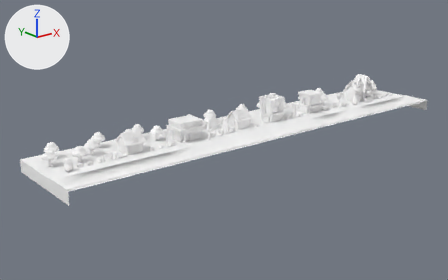
Renders of the FBX model Assets/Objects/StageSerect/StageSelect.fbx from each side of a commit.
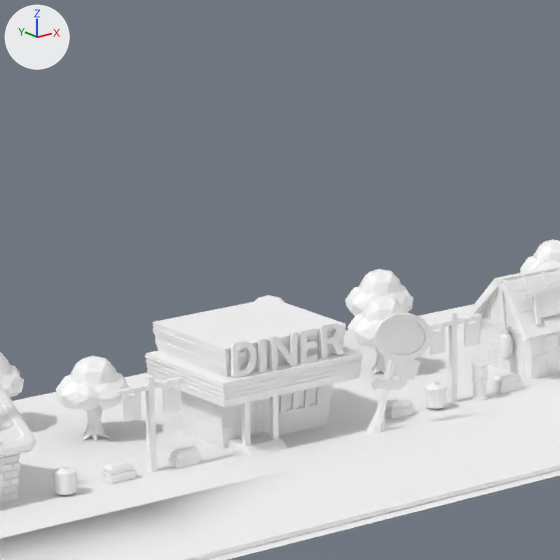
There are two pictures of each version: one whole from a 50 mm lens placed at (-56.0, -94.1, 35.8), pointed at (22.2, 3.6, -3.3), one close up on the part from 31% to 54% of the width and 21% to 58% of the height. The axes (+X, +Y, +Z) are drawn at upper left. The lights are the same throughout. Where no turn or scale is listed for an object, it has been applied to the vertices. Vertices at the same position are counted once.

The older version as bpy lines, for what is in view:
```python
me_mesh = bpy.data.meshes.new('Mesh')
me_mesh.from_pydata(...)  # 1237 vertices, 1023 faces; spans x -2.23..2.23, y -2.11..2.11, z -0.01..4.61
me_mesh.materials.append(mat_mt_stageselect)  # its picture is missing
me_mesh_001 = bpy.data.meshes.new('Mesh.001')
me_mesh_001.from_pydata(...)  # 529 vertices, 505 faces; spans x -4.07..4.07, y -3.27..3.27, z 0.0..4.48
me_mesh_001.materials.append(mat_mt_stageselect)  # its picture is missing
me_mesh_006 = bpy.data.meshes.new('Mesh.006')
me_mesh_006.from_pydata(...)  # 8028 vertices, 10543 faces; spans x -47.4..47.4, y -9.8..9.8, z 0.0..5.9
me_mesh_006.materials.append(mat_mt_stageselect)  # its picture is missing
ob_field = bpy.data.objects.new('Field', me_mesh_006)
ob_field.location = (28.42, 0.54, -2.89)
ob_stageselection_stage1 = bpy.data.objects.new('StageSelection_stage1', me_mesh)
ob_stageselection_stage1.location = (-1.28, 1.82, -0.47)
ob_stageselection_stage2 = bpy.data.objects.new('StageSelection_stage2', me_mesh_001)
ob_stageselection_stage2.location = (12.34, 1.12, -0.47)
# also in view: 'StageSelection_stage3' at (24.8, 1.9, 1.4)
```
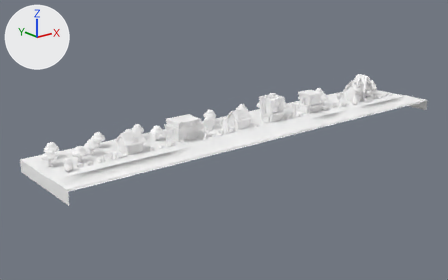
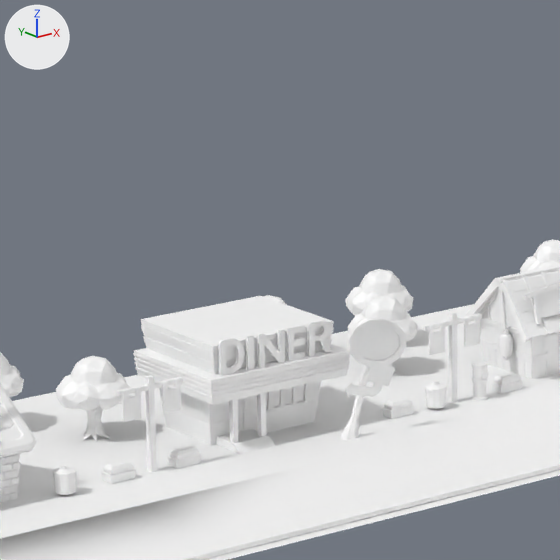
Commit message: StageSelectのStage2の看板の位置を調節しました。

The change, as JSON lines over the scene's bpy script:
```json
{"block": "me_mesh_001", "where": "me_mesh_001.from_pydata(...)  # 529 vertices, 505 faces; spans x -4.07..4.07, y -3.27..3.27, z 0.0..4.48"}
{"block": "me_mesh_001", "where": "# used by ob_stageselection_stage2; location = (12.34, 1.12, -0.47)"}
{"block": "me_mesh_001", "change": "me_mesh_001 part 1: the loose piece of 12 vertices spanning x -2.71..-1.9, y -0.67..-0.5, z 0.29..1.49 is moved by (-0.14, 0.58, 0.0)"}
{"block": "me_mesh_001", "change": "me_mesh_001 part 2: the loose piece of 64 vertices spanning x -3.47..-2.44, y -1.52..-1.41, z 2.84..4.12 is moved by (-0.14, 0.58, 0.0)"}
{"block": "me_mesh_001", "change": "me_mesh_001 part 3: the loose piece of 8 vertices spanning x -2.3..-2.01, y -1.52..-1.41, z 2.84..4.07 is moved by (-0.14, 0.58, 0.0)"}
{"block": "me_mesh_001", "change": "me_mesh_001 part 4: the loose piece of 20 vertices spanning x -1.79..-0.67, y -1.52..-1.41, z 2.84..4.07 is moved by (-0.14, 0.58, 0.0)"}
{"block": "me_mesh_001", "change": "me_mesh_001 part 5: the loose piece of 28 vertices spanning x -0.51..0.21, y -1.52..-1.41, z 2.84..4.07 is moved by (-0.14, 0.58, 0.0)"}
{"block": "me_mesh_001", "change": "me_mesh_001 part 6: the loose piece of 62 vertices spanning x 0.39..1.42, y -1.52..-1.41, z 2.84..4.1 is moved by (-0.14, 0.58, 0.0)"}
{"block": "me_mesh_001", "change": "me_mesh_001 part 7: the loose piece of 8 vertices spanning x -1.8..-1.59, y -1.56..-1.34, z 0.29..1.92 is moved by (-0.14, 0.58, 0.0)"}
{"block": "me_mesh_001", "change": "me_mesh_001 part 8: the loose piece of 8 vertices spanning x -3.02..-2.81, y -1.56..-1.34, z 0.29..1.92 is moved by (-0.14, 0.58, 0.0)"}
{"block": "me_mesh_001", "change": "me_mesh_001 part 9: the loose piece of 82 vertices spanning x -3.51..1.54, y -0.76..2.52, z 0.0..1.92 is moved by (-0.14, 0.58, 0.0)"}
{"block": "me_mesh_001", "change": "me_mesh_001 part 10: the loose piece of 8 vertices spanning x -3.08..-1.53, y -2.01..-0.53, z 0.0..0.29 is moved by (-0.14, 0.58, 0.0)"}
{"block": "me_mesh_001", "change": "me_mesh_001 part 11: the loose piece of 112 vertices spanning x -4.07..2.07, y -1.75..3.27, z 1.92..3.92 is moved by (-0.14, 0.58, 0.0)"}
{"block": "me_mesh_001", "change": "me_mesh_001 part 12: the loose piece of 25 vertices spanning x 1.82..3.14, y -2.82..-1.95, z 0.0..3.62 is moved by (-1.18, 0.0, 0.0)"}
{"block": "me_mesh_001", "change": "me_mesh_001 part 13: the loose piece of 30 vertices spanning x 1.81..3.31, y -2.85..-2.51, z 1.52..2.2 is moved by (-1.18, 0.0, 0.0)"}
{"block": "me_mesh_001", "change": "me_mesh_001 part 14: the loose piece of 12 vertices spanning x 2.55..3.73, y -3.04..-2.72, z 1.84..2.87 is moved by (-1.18, 0.0, 0.0)"}
{"block": "me_mesh_001", "change": "me_mesh_001 part 15: the loose piece of 50 vertices spanning x 1.8..4.07, y -3.27..-2.72, z 2.66..4.48 is moved by (-1.18, 0.0, 0.0)"}
{"op": "set", "path": "ob_stageselection_stage2.location", "old": "(12.34, 1.12, -0.47)", "new": "(12.34, 1.1, -0.47)"}
```

Location of each change, (x1, y1, x2, y2) in pixels of the close-ups (560 x 560 px; the box of a moved part takes in the faces that stretch with it):
```json
{"object": "StageSelection_stage2", "change": "reshaped, moved", "before": [145, 298, 432, 457], "after": [133, 296, 406, 454]}
{"part": 1, "of": "me_mesh_001", "change": "moved or reshaped", "before": [237, 403, 256, 437], "after": [225, 400, 244, 434]}
{"part": 2, "of": "me_mesh_001", "change": "moved or reshaped", "before": [231, 341, 257, 378], "after": [219, 338, 244, 376]}
{"part": 3, "of": "me_mesh_001", "change": "moved or reshaped", "before": [258, 338, 267, 373], "after": [246, 335, 255, 370]}
{"part": 4, "of": "me_mesh_001", "change": "moved or reshaped", "before": [270, 331, 298, 370], "after": [257, 329, 285, 368]}
{"part": 5, "of": "me_mesh_001", "change": "moved or reshaped", "before": [299, 327, 317, 364], "after": [287, 325, 305, 361]}
{"part": 6, "of": "me_mesh_001", "change": "moved or reshaped", "before": [320, 322, 344, 360], "after": [307, 320, 332, 357]}
{"part": 7, "of": "me_mesh_001", "change": "moved or reshaped", "before": [269, 396, 279, 440], "after": [257, 393, 266, 437]}
{"part": 8, "of": "me_mesh_001", "change": "moved or reshaped", "before": [241, 402, 251, 446], "after": [229, 399, 238, 443]}
{"part": 9, "of": "me_mesh_001", "change": "moved or reshaped", "before": [170, 384, 333, 448], "after": [159, 381, 321, 445]}
{"part": 10, "of": "me_mesh_001", "change": "moved or reshaped", "before": [228, 432, 287, 457], "after": [216, 429, 275, 454]}
{"part": 11, "of": "me_mesh_001", "change": "moved or reshaped", "before": [145, 298, 363, 408], "after": [133, 296, 350, 405]}
{"part": 12, "of": "me_mesh_001", "change": "moved or reshaped", "before": [366, 359, 395, 434], "after": [340, 365, 369, 441]}
{"part": 13, "of": "me_mesh_001", "change": "moved or reshaped", "before": [371, 375, 408, 391], "after": [344, 381, 383, 397]}
{"part": 14, "of": "me_mesh_001", "change": "moved or reshaped", "before": [391, 360, 421, 380], "after": [365, 365, 395, 386]}
{"part": 15, "of": "me_mesh_001", "change": "moved or reshaped", "before": [374, 313, 432, 362], "after": [348, 318, 406, 368]}
```
